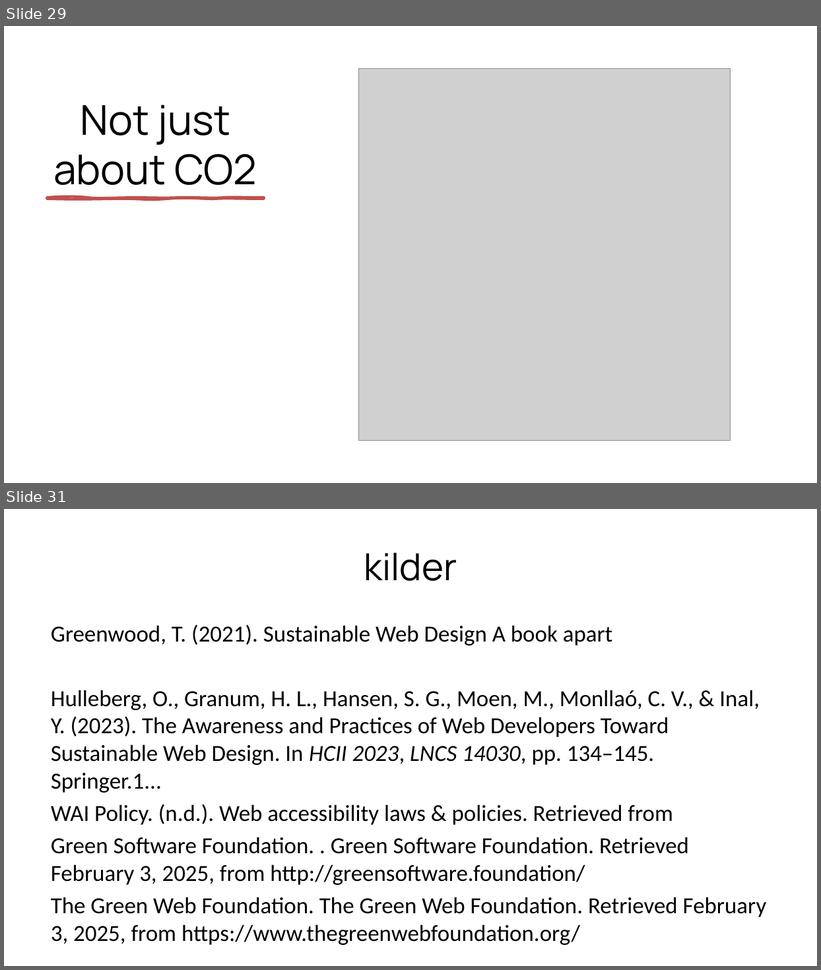
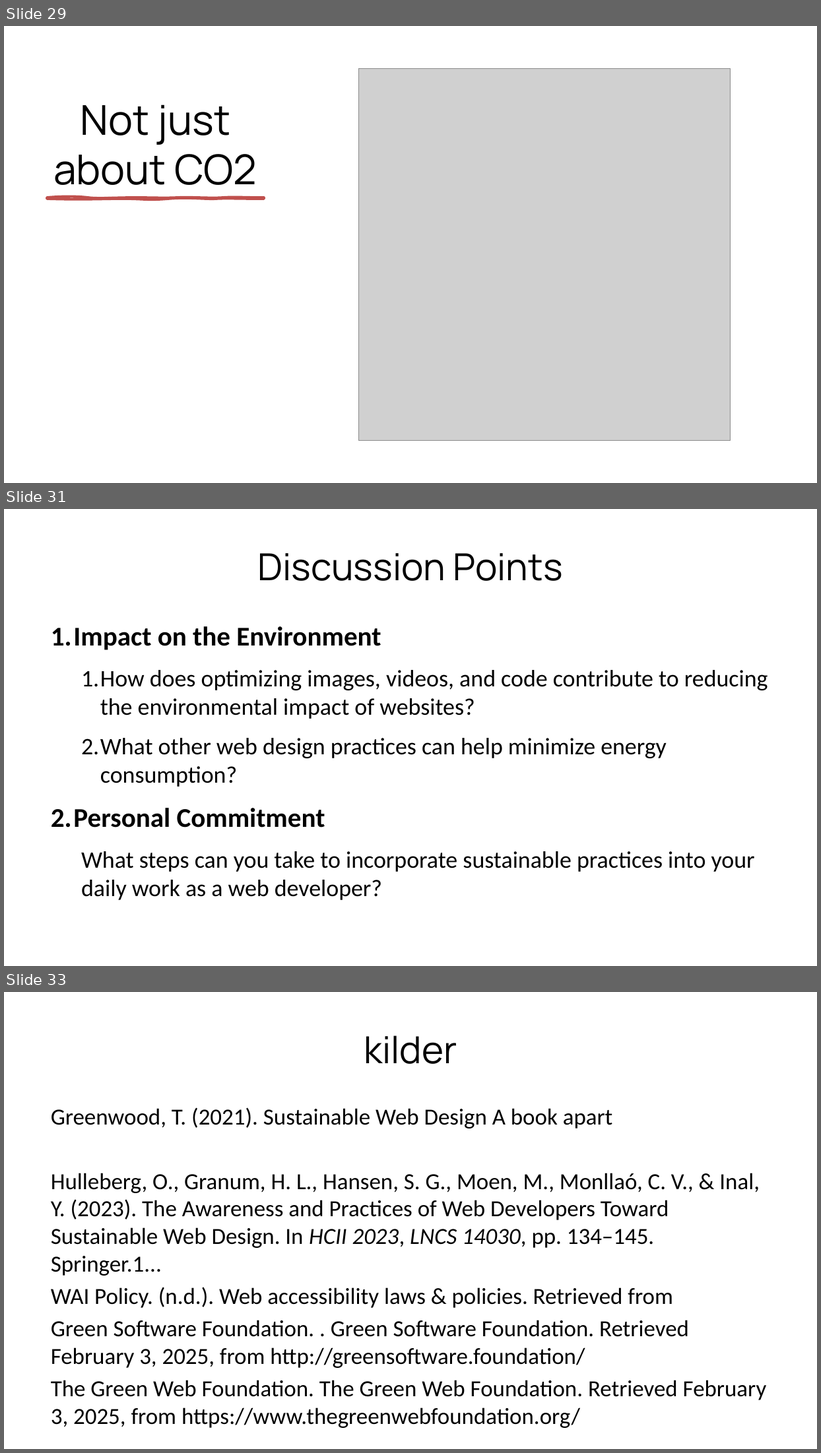
Before and after one commit to xbibogo/MMD24, a slide deck: semester2 PPT/Sustainable_Web_Presentation_Danish.pptx. Shown one above the other, each under a label of ours: slides 29 and 31 before the commit, slides 29, 31 and 33 after it; the slides between them are not shown. The pictures are 821x970 and 821x1453 pixels, drawn with LibreOffice and Linux fonts; fonts in the diff are those of the drawing; grey boxes stand for pictures. Boxes give left, top, right and bottom in pixels: in the first picture for what was removed or moved away, otherwise in the second. Text is boxed around its words. In the diff, an @@ line names an element or a change of style, - is before the commit and + after.

Commit message:
added discussion

```diff
--- a/semester2 PPT/Sustainable_Web_Presentation_Danish.pptx
+++ b/semester2 PPT/Sustainable_Web_Presentation_Danish.pptx
@@ slide 31 added at bbox=[4, 509, 817, 966], background #FFFFFF @@
@@ title added at bbox=[257, 553, 563, 581], 44 pt, text #000000 @@
+Discussion Points
@@ text added at bbox=[51, 626, 768, 900], 28 pt, text #000000 @@
+1. Impact on the Environment
+  1. How does optimizing images, videos, and code contribute to reducing the environmental impact of websites?
+  2. What other web design practices can help minimize energy consumption?
+2. Personal Commitment
+  What steps can you take to incorporate sustainable practices into your daily work as a web developer?
@@ what was slide 31 is now slide 33 @@
```
Also in this commit, not shown: 1 slide changed, 1 other slide added, 1 other file.
